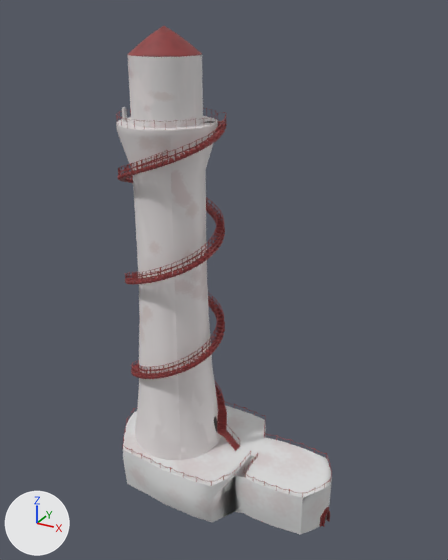
Two versions of the FBX model SonshineTheActualThing/Assets/Models/Lighthouse.fbx, one commit apart.
One viewpoint serves both versions: a 50 mm camera at (4.66, -11.05, 11.28) aimed at (-1.51, 0.15, 5.68). Every picture has the same lights, and +X, +Y and +Z are marked at lower left. Where no turn or scale is listed for an object, it has been applied to the vertices. Vertices at the same position are counted once.

The first picture shows 'lighthouse'.
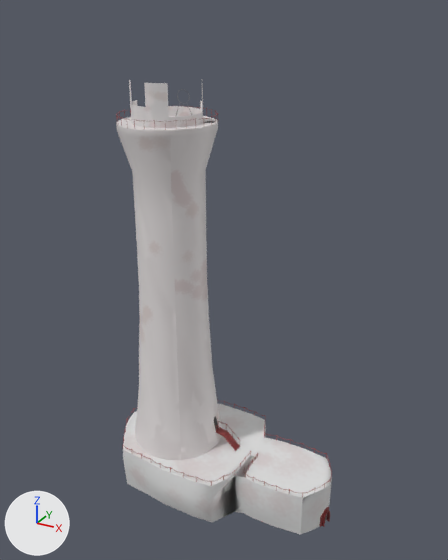
Where the newer file only moved an object's origin or applied its transform, the numbers keep the older frame.

What differs and where, as boxes (x1, y1, x2, y2) in the pictures (448 x 560 px):
'lighthouse', reshaped (11% shorter)
    before: (116, 26, 332, 534)
    after: (116, 80, 332, 534)
part 1 of me_mesh, deleted (brown)
    before: (118, 107, 227, 419)
part 2 of me_mesh, cut back
    before: (118, 26, 228, 436)
    after: (205, 116, 266, 437)

Edits to the bpy script that builds the scene:
```text
Change me_mesh:
    used by ob_lighthouse; location = (-1.44, 0.09, 5.49)
    remove me_mesh.from_pydata(...)  # 24825 vertices, 36845 faces; spans x -2.86..2.86, y -1.62..1.62, z -5.47..5.47
    add me_mesh.from_pydata(...)  # 13154 vertices, 15509 faces; spans x -2.86..2.86, y -1.62..1.62, z -5.47..4.46
    me_mesh part 1: 483 loose pieces with 11141 vertices, spanning x -2.46..-0.09, y -1.22..1.1, z -3.97..3.89, are deleted
    me_mesh part 2: 4 vertices moved within x -0.46..-0.07, y -0.06..0.5, z -3.79..3.78; 781 vertices removed from x -2.44..-0.06, y -1.2..1.08, z -4.02..5.47; 129 vertices added at x -0.46..0.73, y -0.27..0.79, z -5.46..3.79
```
